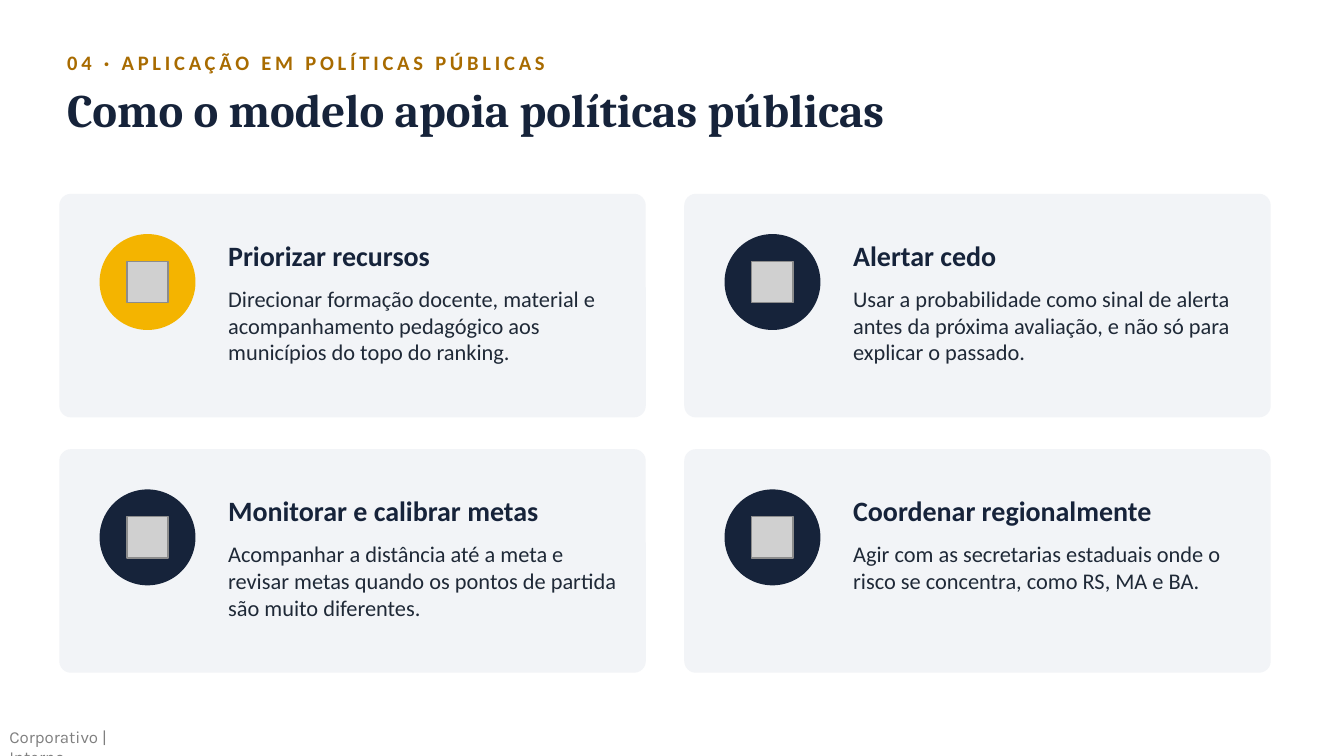
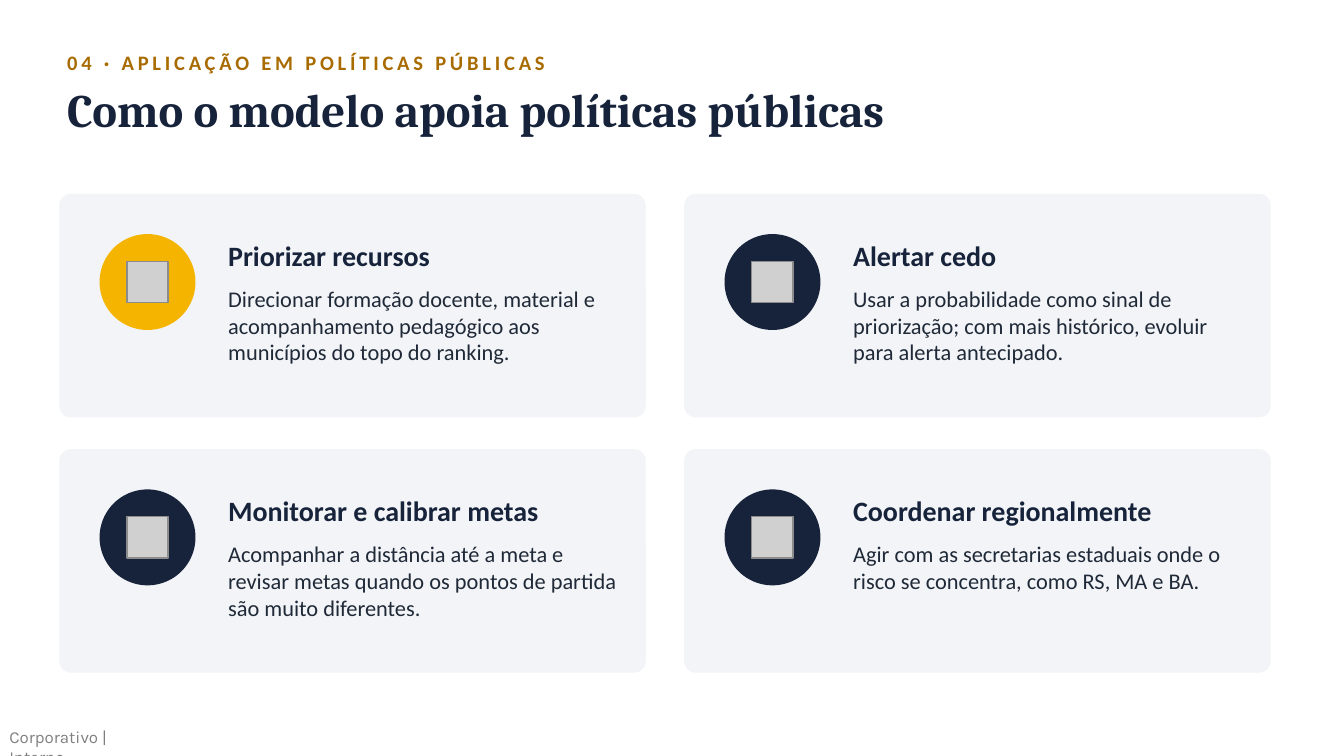
Before and after one commit to EdsonDoro/TechChallenge-Fase3, a slide deck: slide 9 of Apresentacao_Executiva_TechChallenge_Fase3_-_Grupo106.pptx. Drawn at 1344x756 pixels with LibreOffice and Linux fonts; fonts in the diff are those of the drawing; grey boxes stand for pictures. Boxes give left, top, right and bottom in pixels: in the first picture for what was removed or moved away, otherwise in the second. Text is boxed around its words. In the diff, an @@ line names an element or a change of style, - is before the commit and + after.

```diff
--- a/Apresentacao_Executiva_TechChallenge_Fase3_-_Grupo106.pptx
+++ b/Apresentacao_Executiva_TechChallenge_Fase3_-_Grupo106.pptx
@@ text at <box>853,291,1207,364</box>: text changed @@
-Usar a probabilidade como sinal de alerta antes da próxima avaliação, e não só para explicar o passado.
+Usar a probabilidade como sinal de priorização; com mais histórico, evoluir para alerta antecipado.
```
Also in this commit, not shown: 1 other slide changed, 2 other files.
